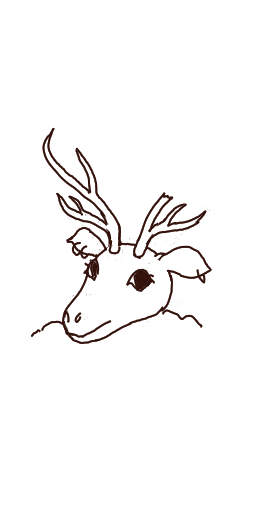
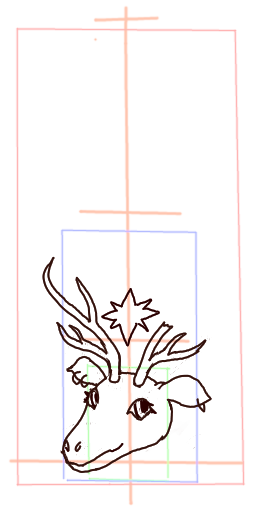
Layers edited between the first and the second 256px x 512px image:
painted on "3" over bbox(8, 64, 246, 506)
added layer "Background" (1st of 2) (32%) above "Background" over bbox(8, 5, 246, 506)
